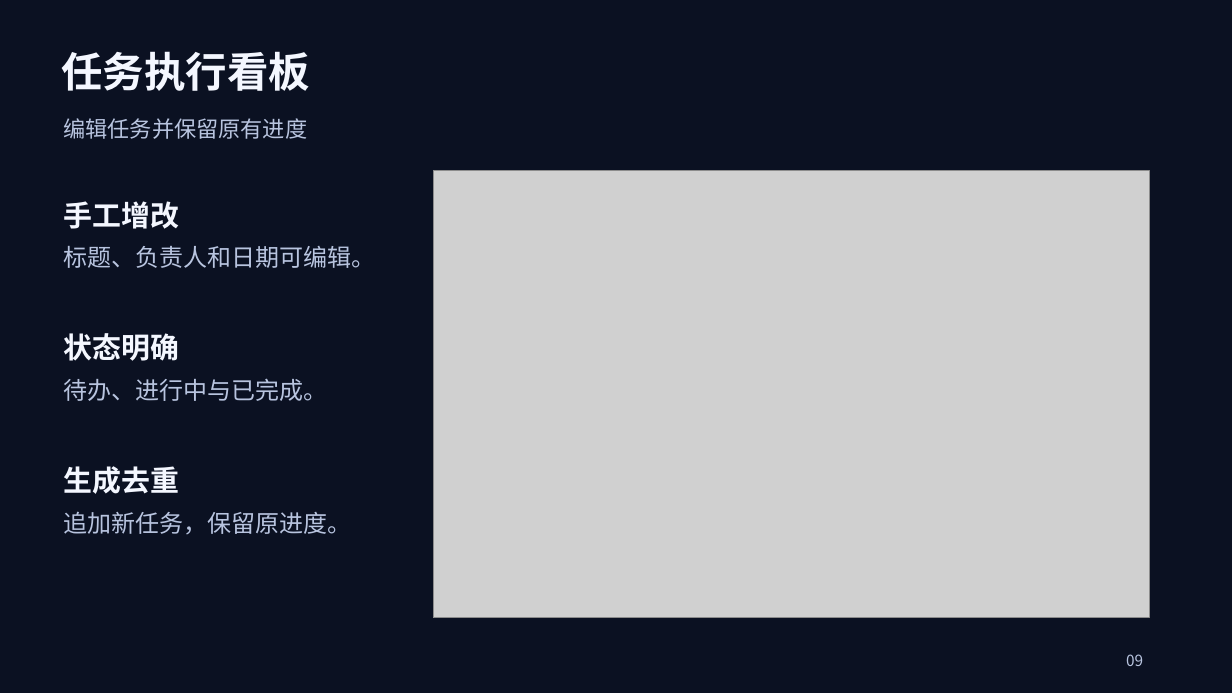
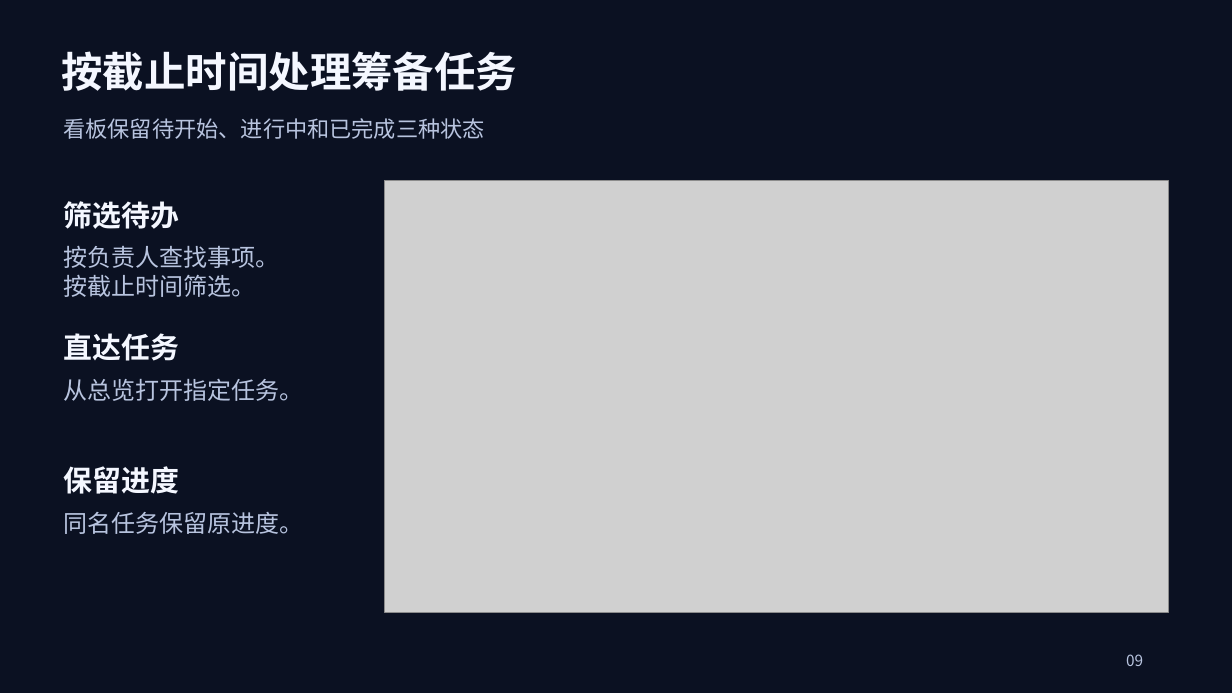
Before and after one commit to Melon1234123/huiwu-zhice, a slide deck: slide 9 of PPT/组员1-组员2-组员3-PPT.pptx. Drawn at 1232x693 pixels with LibreOffice and Linux fonts; fonts in the diff are those of the drawing; grey boxes stand for pictures. Boxes give left, top, right and bottom in pixels: in the first picture for what was removed or moved away, otherwise in the second. Text is boxed around its words. In the diff, an @@ line names an element or a change of style, - is before the commit and + after.

Commit message:
完善桌面筹备工作流并更新课程报告、演示和验证记录

```diff
--- a/PPT/组员1-组员2-组员3-PPT.pptx
+++ b/PPT/组员1-组员2-组员3-PPT.pptx
@@ text at (x1=62, y1=51, x2=518, y2=91): text changed @@
-任务执行看板
+按截止时间处理筹备任务
@@ text at (x1=63, y1=118, x2=484, y2=139): text changed @@
-编辑任务并保留原有进度
+看板保留待开始、进行中和已完成三种状态
@@ text at (x1=63, y1=201, x2=179, y2=229): text changed @@
-手工增改
+筛选待办
@@ picture resized from (x1=433, y1=170, x2=1150, y2=617) to (x1=384, y1=181, x2=1169, y2=613) @@
@@ text at (x1=63, y1=246, x2=279, y2=297): text changed @@
-标题、负责人和日期可编辑。
+按负责人查找事项。
+按截止时间筛选。
@@ text at (x1=63, y1=333, x2=179, y2=361): text changed @@
-状态明确
+直达任务
@@ text at (x1=63, y1=379, x2=303, y2=401): text changed @@
-待办、进行中与已完成。
+从总览打开指定任务。
@@ text at (x1=63, y1=466, x2=179, y2=494): text changed @@
-生成去重
+保留进度
@@ text at (x1=63, y1=512, x2=303, y2=534): text changed @@
-追加新任务，保留原进度。
+同名任务保留原进度。
```
Also in this commit, not shown: 8 other slides changed, 1 slide added, 1 slide removed, 52 other files.
